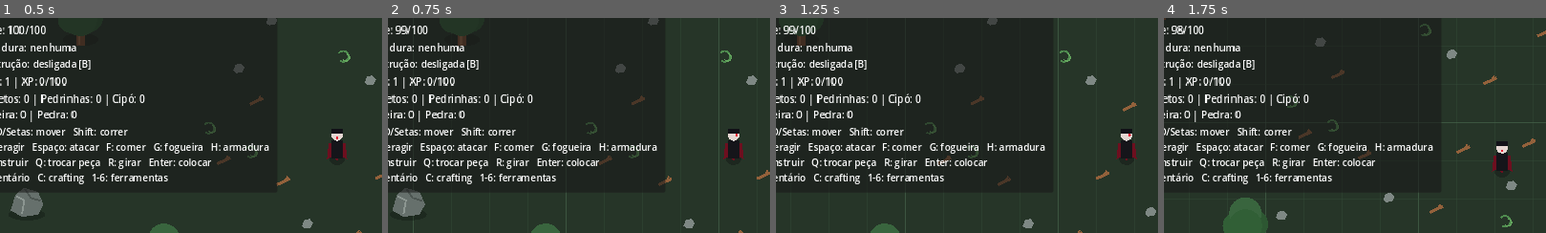
Above: before the commit, frames 1-4 (left to right).
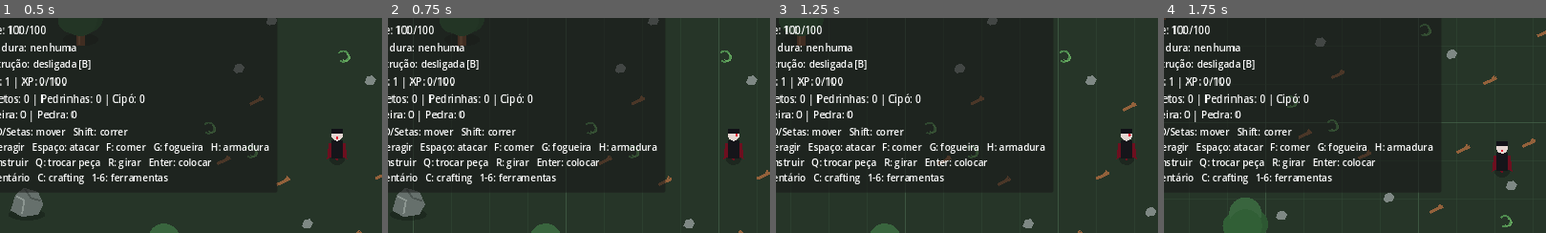
Above: after the commit, the same moments.

Repository: janduyankiingles-ops/Fantasy-Sandbox
Game: Godot game, scene res://scenes/main.tscn
The game is run twice, just before and just after one commit, with the same random seed, the same clock (stepped at 60 frames per second) and the same inputs.
Inputs:
- Up to frame 1 (0.5 s): no input
- Up to frame 2 (0.75 s): tap Enter at 0.5 s; hold D from 0.53 s (still down); tap G at 0.6 s
- Up to frame 3 (1.25 s): keep holding D; tap Space at 0.77 s
- Up to frame 4 (1.75 s): release D at 1.28 s; hold S from 1.28 s (still down); tap G at 1.35 s; tap Space at 1.52 s
The pictures show only the part of the screen within x 6-56%, y 20-70%; the shares and areas given below are measured in that part.

Frame 1 is identical in both runs. In frame 2, 0.2% of the frame differs, in the area x 2-12%, y 3-8%; in frame 3, 0.2%; in frame 4, 0.2%.

Commit message:
v0.0.15: rebalance hunger and validate campfire placement

Diff:
--- a/scripts/player.gd
+++ b/scripts/player.gd
@@ -15,7 +15,7 @@
 @export var attack_range: float = 72.0
 @export var attack_facing_dot: float = 0.15
 @export var max_hunger: float = 100.0
-@export var hunger_loss_per_second: float = 1.0
+@export var hunger_loss_per_second: float = 0.20
 @export var starvation_damage: int = 5
 @export var starvation_interval: float = 2.0
 
@@ -396,13 +396,24 @@
 	if parent_node == null:
 		return false
 
-	parent_node.add_child(campfire)
-
 	var placement_direction: Vector2 = facing.normalized()
 	if placement_direction == Vector2.ZERO:
 		placement_direction = Vector2.DOWN
 
-	campfire.global_position = global_position + placement_direction * 82.0
+	var target_position: Vector2 = global_position + placement_direction * 82.0
+
+	for node in get_tree().get_nodes_in_group("build_obstacles"):
+		if not is_instance_valid(node):
+			continue
+		if node is not Node2D:
+			continue
+
+		var obstacle: Node2D = node
+		if obstacle.global_position.distance_to(target_position) < 46.0:
+			return false
+
+	parent_node.add_child(campfire)
+	campfire.global_position = target_position
 	inventory["campfire_kit"] = kit_amount - 1
 	inventory_changed.emit()
 	return true
